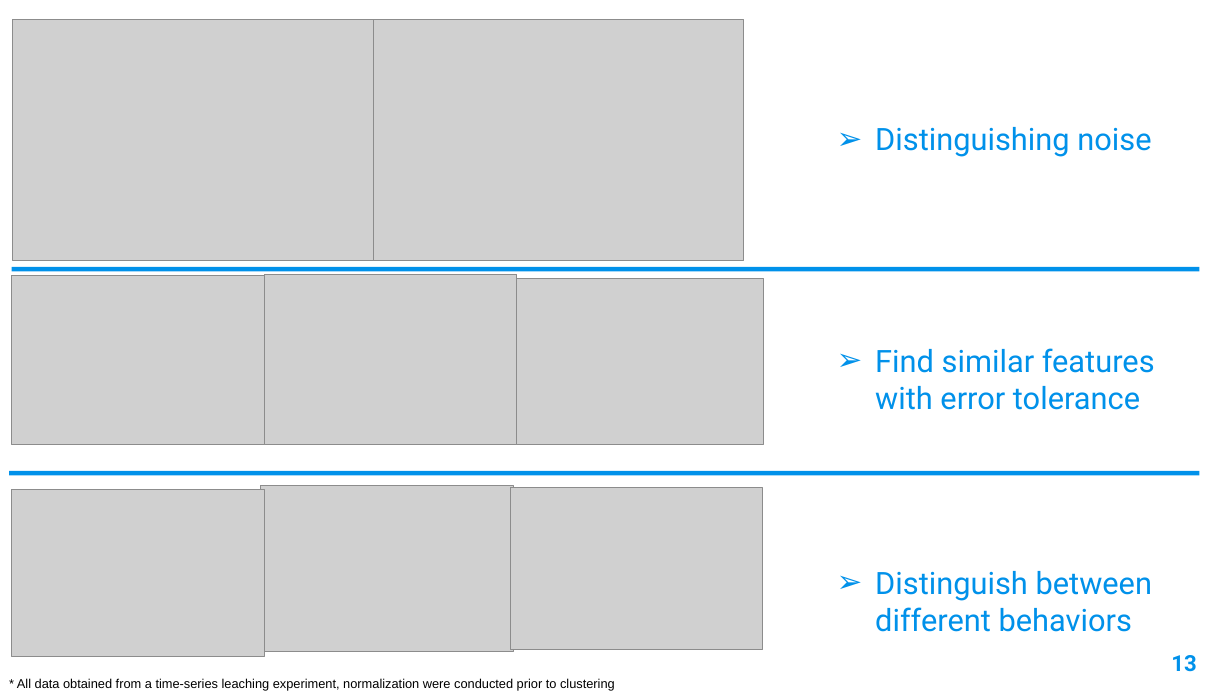
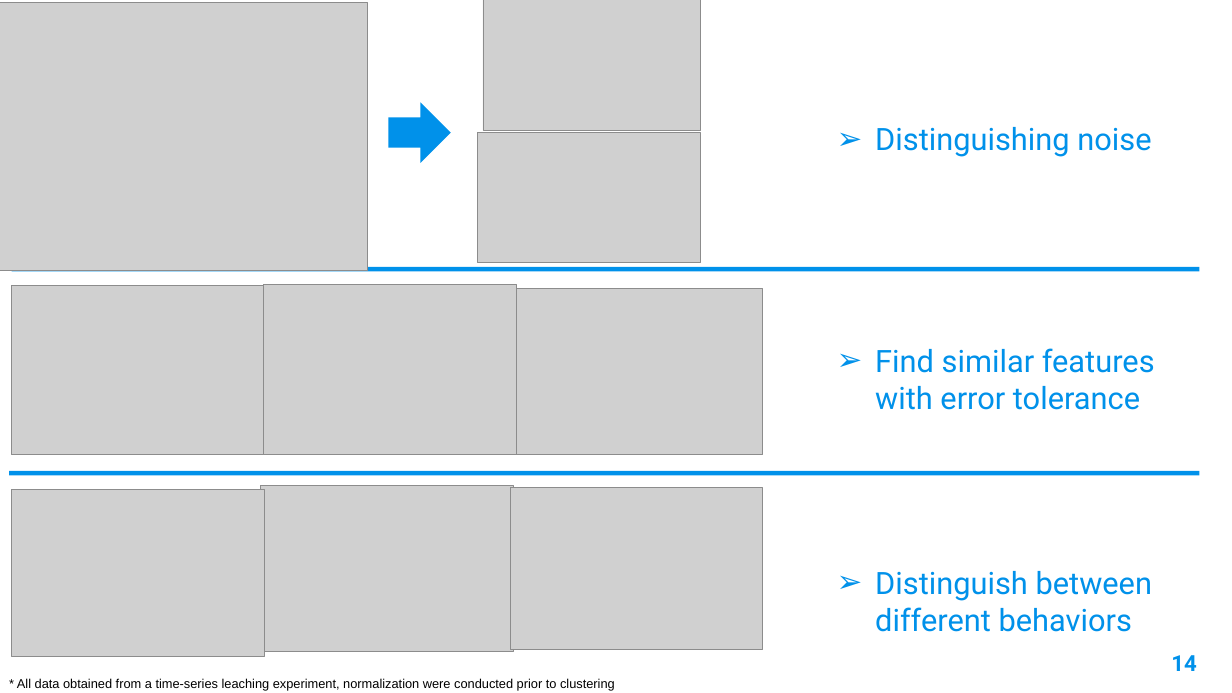
Before and after one commit to XiminHu/mass-suite, a slide deck: slide 14 of doc/20210326 ACS presentation.pptx (slide 13 before the commit). Drawn at 1232x693 pixels with LibreOffice and Linux fonts; fonts in the diff are those of the drawing; grey boxes stand for pictures. Boxes give left, top, right and bottom in pixels: in the first picture for what was removed or moved away, otherwise in the second. Text is boxed around its words. In the diff, an @@ line names an element or a change of style, - is before the commit and + after.

```diff
--- a/doc/20210326 ACS presentation.pptx
+++ b/doc/20210326 ACS presentation.pptx
@@ picture added at <box>0,3,368,271</box> @@
@@ picture: place and size @@
-picture at <box>12,19,373,261</box>
+picture at <box>483,0,701,130</box>
@@ right arrow added at <box>388,103,450,164</box>, fill #0091EA @@
@@ picture: place and size @@
-picture at <box>373,19,744,261</box>
+picture at <box>478,132,701,262</box>
@@ 3 pictures: place and size @@
-3 pictures at <box>12,274,762,445</box>
+3 pictures at <box>11,285,762,456</box>
@@ page number at <box>1171,655,1196,671</box>: text changed @@
-13
+14
```
Also in this commit, not shown: 14 other slides changed, 3 slides added, 2 slides removed, 7 other files.
